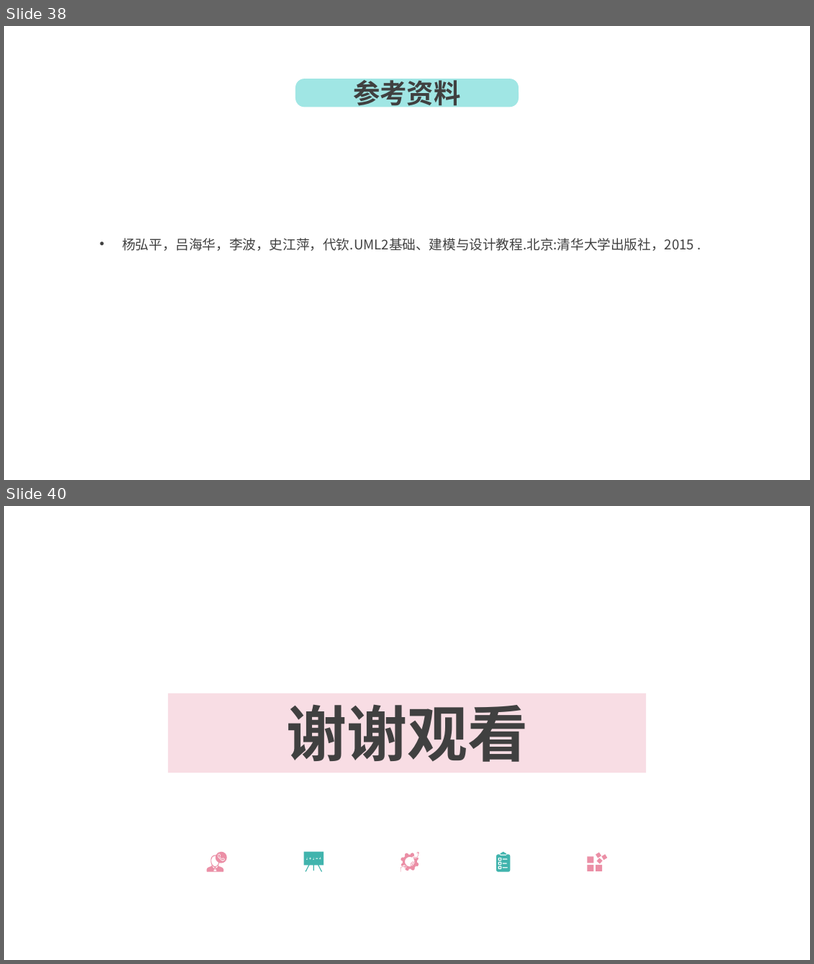
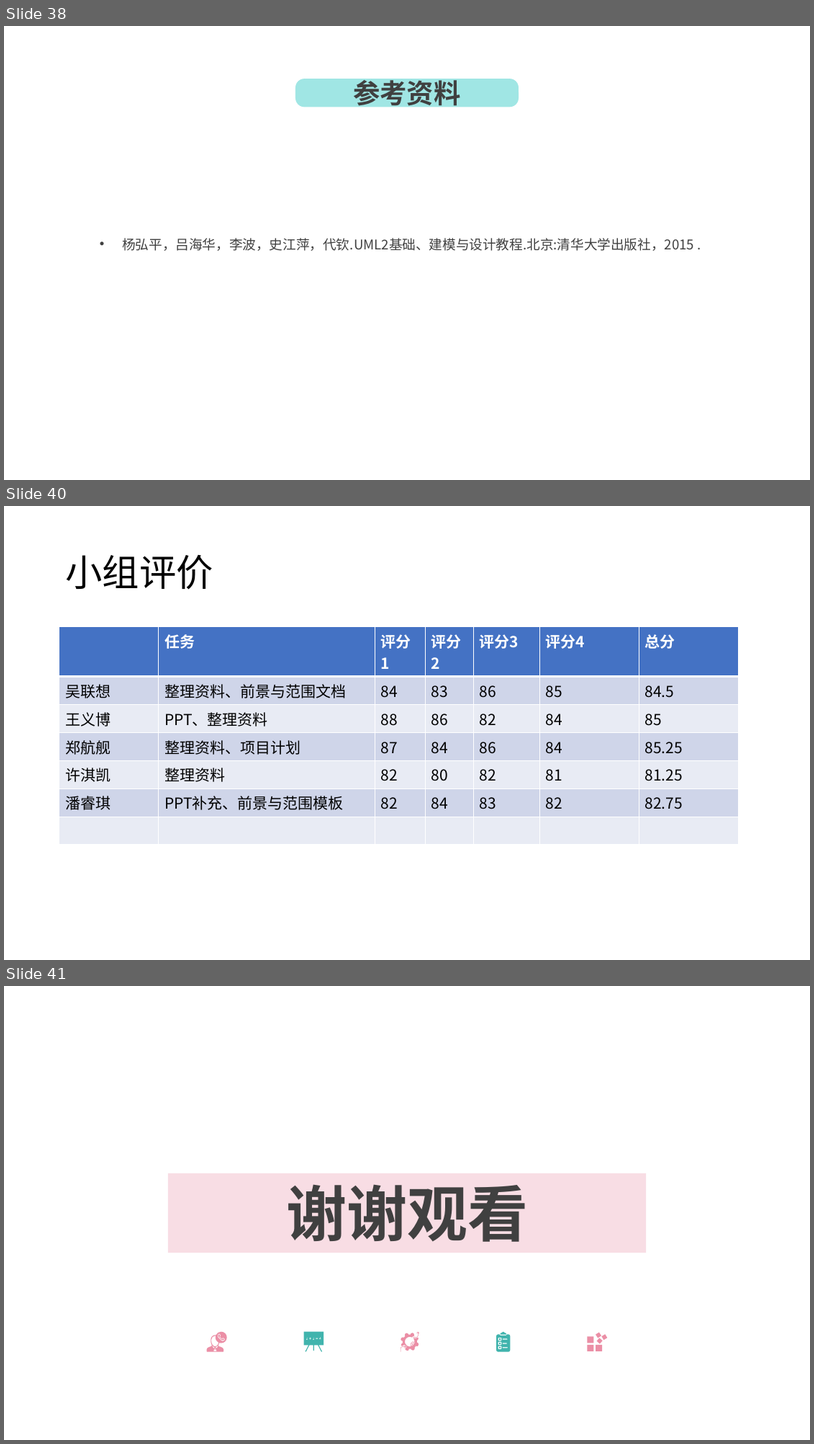
Before and after one commit to lenovo-wu/G016ZUCC-SRA2022, a slide deck: 翻转课堂2.pptx. Shown one above the other, each under a label of ours: slides 38 and 40 before the commit, slides 38, 40 and 41 after it; the slides between them are not shown. The pictures are 814x964 and 814x1444 pixels, drawn with LibreOffice and Linux fonts; fonts in the diff are those of the drawing; background and template pictures are left out. Boxes give left, top, right and bottom in pixels: in the first picture for what was removed or moved away, otherwise in the second. Text is boxed around its words. In the diff, an @@ line names an element or a change of style, - is before the commit and + after.

```diff
--- a/翻转课堂2.pptx
+++ b/翻转课堂2.pptx
@@ slide 40 added at [4, 506, 810, 960], background picture (left out) @@
@@ title added at [65, 555, 213, 590], 44 pt, text #000000 @@
+小组评价
@@ table added at [59, 627, 738, 816], 7 rows, 7 columns @@
+ | 任务 | 评分1 | 评分2 | 评分3 | 评分4 | 总分
+吴联想 | 整理资料、前景与范围文档 | 84 | 83 | 86 | 85 | 84.5
+王义博 | PPT、整理资料 | 88 | 86 | 82 | 84 | 85
+郑航舰 | 整理资料、项目计划 | 87 | 84 | 86 | 84 | 85.25
+许淇凯 | 整理资料 | 82 | 80 | 82 | 81 | 81.25
+潘睿琪 | PPT补充、前景与范围模板 | 82 | 84 | 83 | 82 | 82.75
+ |  |  |  |  |  | 
@@ what was slide 40 is now slide 41 @@
```
Also in this commit, not shown: 1 slide changed.
